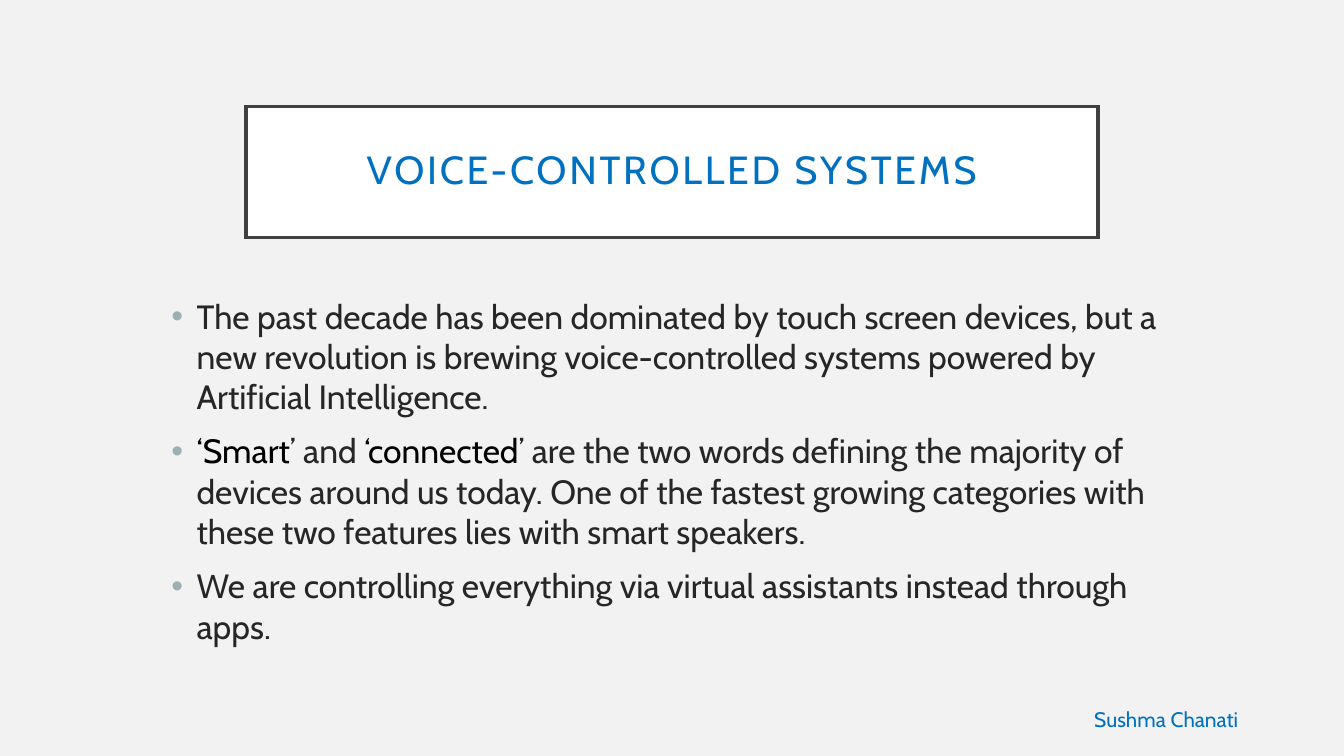
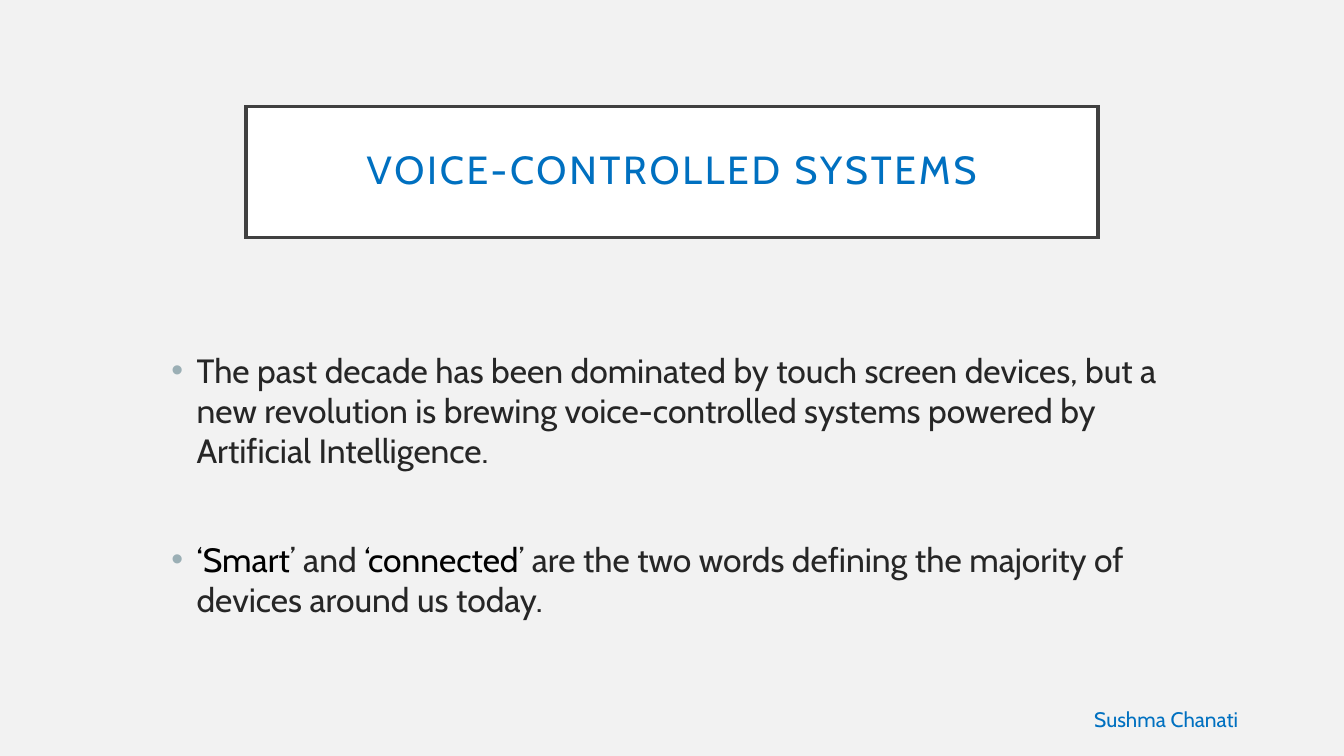
Before and after one commit to alekhyajaddu/alexa-project, a slide deck: slide 6 of Alexa ppt.pptx. Drawn at 1344x756 pixels with LibreOffice and Linux fonts; fonts in the diff are those of the drawing. Boxes give left, top, right and bottom in pixels: in the first picture for what was removed or moved away, otherwise in the second. Text is boxed around its words. In the diff, an @@ line names an element or a change of style, - is before the commit and + after.

```diff
--- a/Alexa ppt.pptx
+++ b/Alexa ppt.pptx
@@ text at bbox=[197, 546, 1123, 620]: text changed @@
-• ‘Smart’ and ‘connected’ are the two words defining the majority of devices around us today. One of the fastest growing categories with these two features lies with smart speakers.
-• We are controlling everything via virtual assistants instead through apps.
+• ‘Smart’ and ‘connected’ are the two words defining the majority of devices around us today.
```
Also in this commit, not shown: 7 other slides changed.
